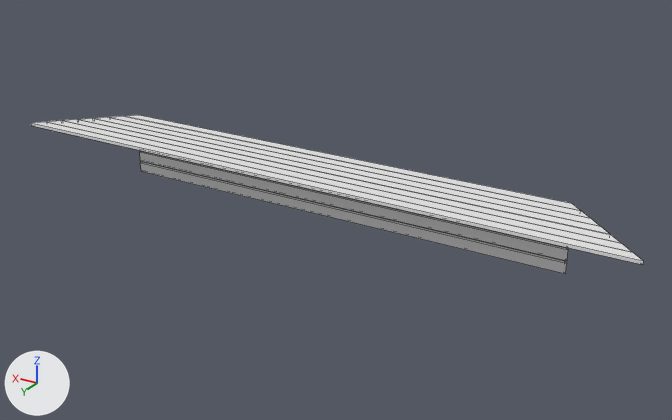
The OBJ model models/bench.obj as it was, and as the next commit left it.
Both versions are drawn from a camera (50 mm lens) standing at (-3.46, 5.32, 2.63) and looking at (-0.21, -0.1, -0.07). The lights are fixed; the arrows at lower left show +X, +Y and +Z. Mesh edges are drawn as thin lines. Where no turn or scale is listed for an object, it has been applied to the vertices.
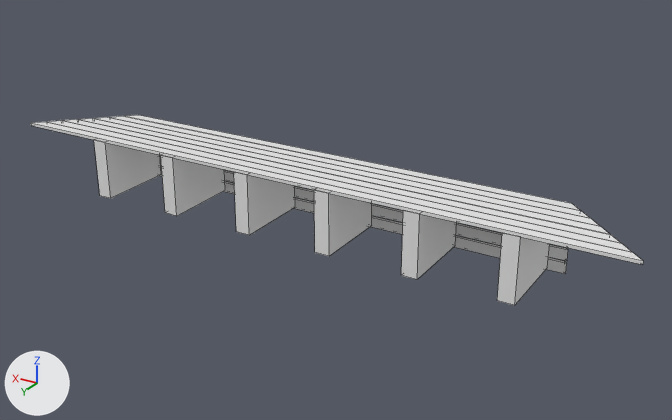
Diff of the bpy script that builds the scene:
```diff
--- a/models/bench.obj.py
+++ b/models/bench.obj.py
@@ me_cube_002 @@
 me_cube_002.from_pydata(...)  # 96 vertices, 72 faces; spans x -2.5..2.5, y -0.33..0.3, z -0.25..0.26
 # used by ob_cube_002; location = (0.0, 0.0, 0.0)
+# me_cube_002 part 1: a new loose piece, a box spanning x -1.76..-1.64, y -0.31..0.31, z -0.24..0.24, in mat_material_002 (white #e7e7e7)
+# me_cube_002 part 2: a new loose piece, a box spanning x -1.08..-0.96, y -0.31..0.31, z -0.24..0.24, in mat_material_002 (white #e7e7e7)
+# me_cube_002 part 3: a new loose piece, a box spanning x -0.39..-0.27, y -0.31..0.31, z -0.24..0.24, in mat_material_002 (white #e7e7e7)
+# me_cube_002 part 4: a new loose piece, a box spanning x 0.29..0.41, y -0.31..0.31, z -0.24..0.24, in mat_material_002 (white #e7e7e7)
+# me_cube_002 part 5: a new loose piece, a box spanning x 0.98..1.1, y -0.31..0.31, z -0.24..0.24, in mat_material_002 (white #e7e7e7)
+# me_cube_002 part 6: a new loose piece, a box spanning x 1.66..1.78, y -0.31..0.31, z -0.24..0.24, in mat_material_002 (white #e7e7e7)
 me_cube_002.materials.append(mat_material_002)
```

What differs and where, as boxes (x1, y1, x2, y2) in the pictures (672 x 420 px):
'Cube.002', reshaped (19% taller)
    before: (31, 115, 643, 274)
    after: (31, 115, 643, 305)
part 1 of me_cube_002, added
    after: (497, 233, 550, 305)
part 2 of me_cube_002, added
    after: (401, 210, 456, 279)
part 3 of me_cube_002, added
    after: (314, 190, 372, 256)
part 4 of me_cube_002, added
    after: (234, 171, 295, 235)
part 5 of me_cube_002, added
    after: (161, 155, 225, 216)
part 6 of me_cube_002, added
    after: (94, 140, 161, 198)
